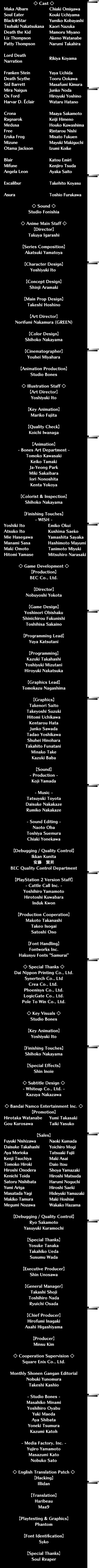
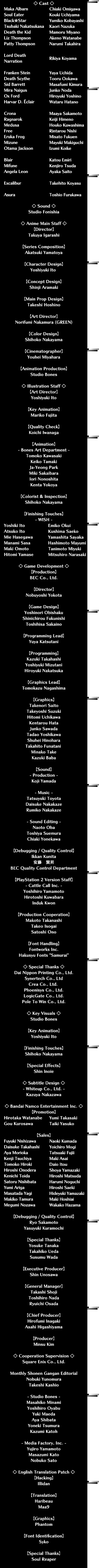
Layers edited between the first and the second 99×1568 image:
painted on "◇ Sound ◇ Studio Fonishia ◇ Anime Main Staff ◇ 【Director】 Taku" over [19, 1516, 68, 1521]
